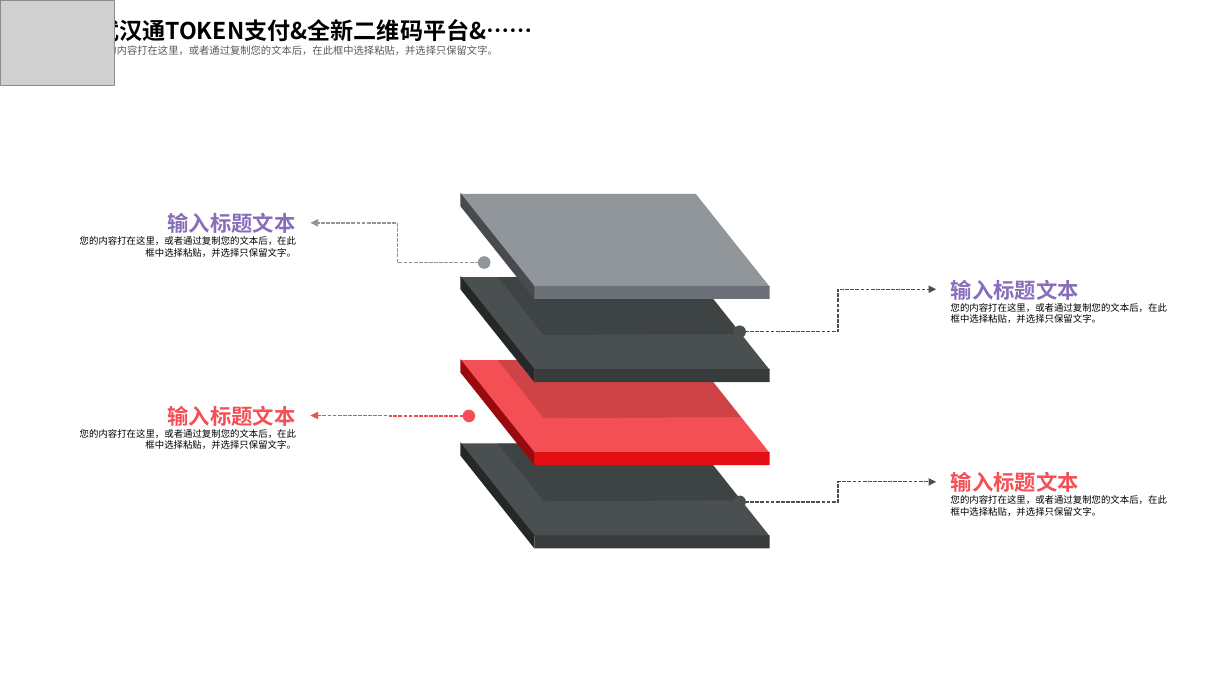
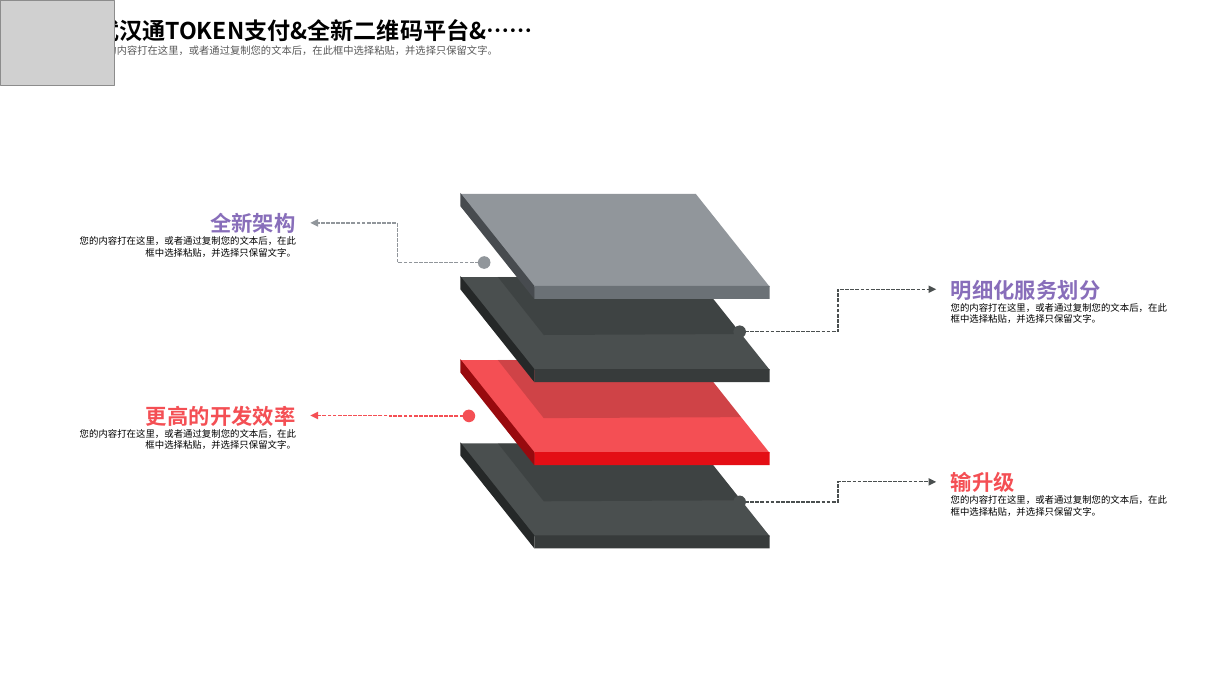
Before and after one commit to feiweihy/SpringCloud, a slide deck: slide 26 of documents/1-技术交流/中交金卡技术交流20190505.pptx. Drawn at 1232x693 pixels with LibreOffice and Linux fonts; fonts in the diff are those of the drawing; grey boxes stand for pictures. Boxes give left, top, right and bottom in pixels: in the first picture for what was removed or moved away, otherwise in the second. Text is boxed around its words. In the diff, an @@ line names an element or a change of style, - is before the commit and + after.

```diff
--- a/documents/1-技术交流/中交金卡技术交流20190505.pptx
+++ b/documents/1-技术交流/中交金卡技术交流20190505.pptx
@@ text at [210, 213, 296, 237]: text changed @@
-输入标题文本
+全新架构
@@ text at [951, 280, 1101, 300]: text changed @@
-输入标题文本
+明细化服务划分
@@ text at [146, 406, 296, 430]: text changed @@
-输入标题文本
+更高的开发效率
@@ text at [951, 472, 1015, 496]: text changed @@
-输入标题文本
+输升级
```
Also in this commit, not shown: 11 other slides changed.
